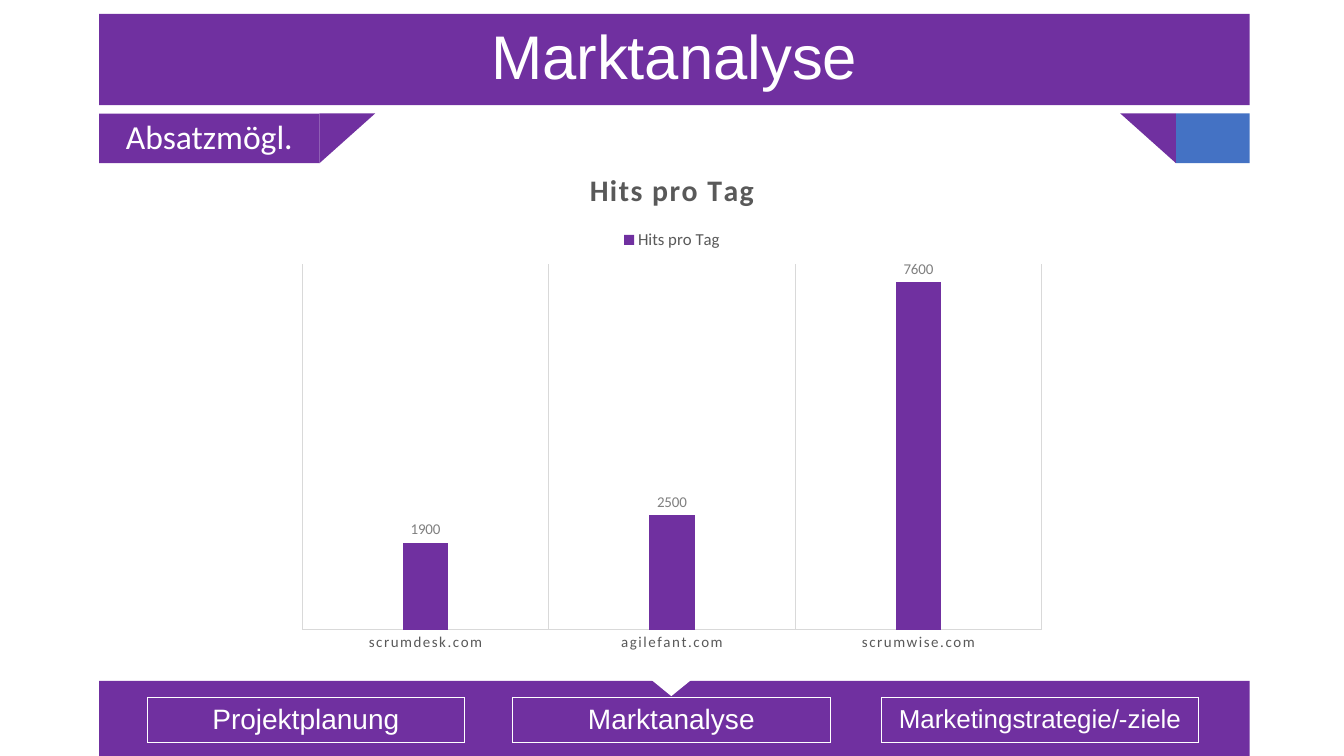
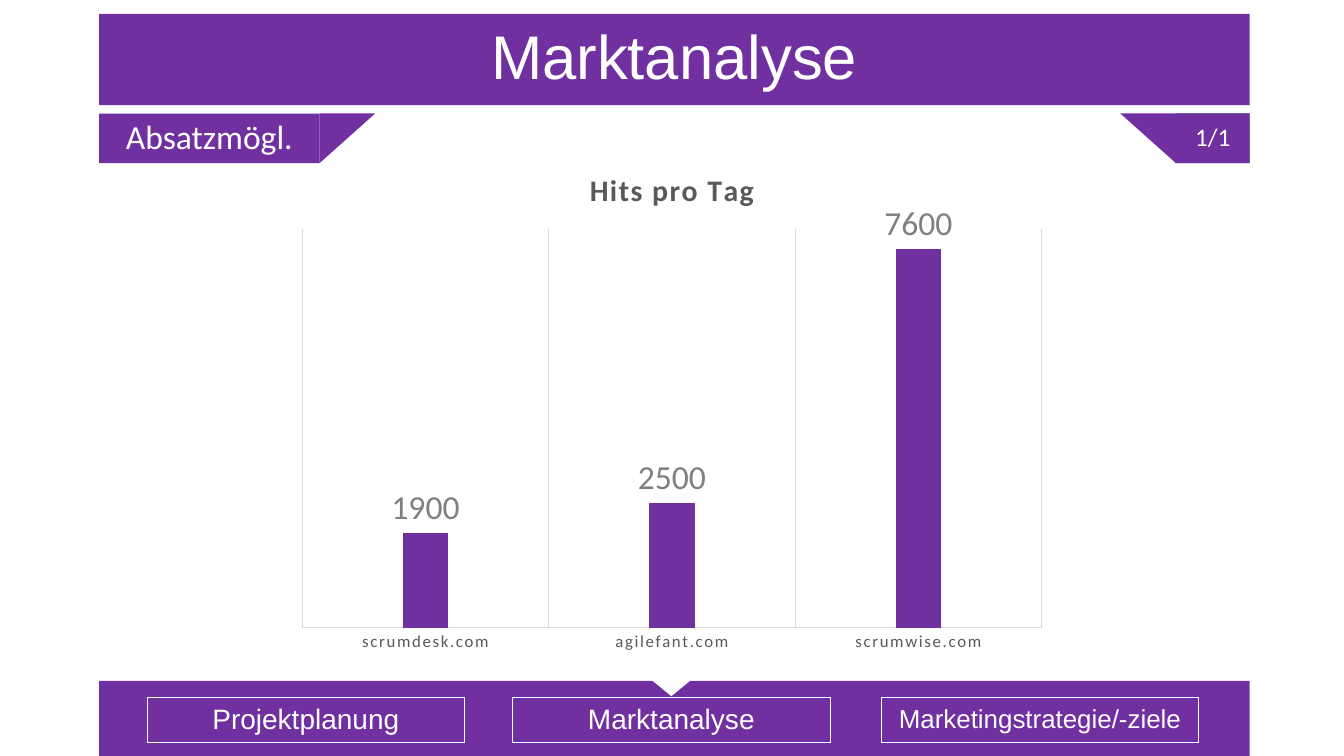
Before and after one commit to Sl0thking/mp_gproz_scrumiverse, a slide deck: slide 9 of 5_Präsentation/Projektpräsentation.pptx. Drawn at 1344x756 pixels with LibreOffice and Linux fonts; fonts in the diff are those of the drawing. Boxes give left, top, right and bottom in pixels: in the first picture for what was removed or moved away, otherwise in the second. Text is boxed around its words. In the diff, an @@ line names an element or a change of style, - is before the commit and + after.

```diff
--- a/5_Präsentation/Projektpräsentation.pptx
+++ b/5_Präsentation/Projektpräsentation.pptx
@@ text added at (1177, 114, 1250, 163), fill #7030A0, 18 pt, text #FFFFFF @@
+1/1
@@ column chart at (287, 148, 1058, 661) @@
@@ data labels of Hits pro Tag changed @@
@@ legend changed @@
@@ category axis changed @@
```
Also in this commit, not shown: 13 other slides changed, 1 slide added.
